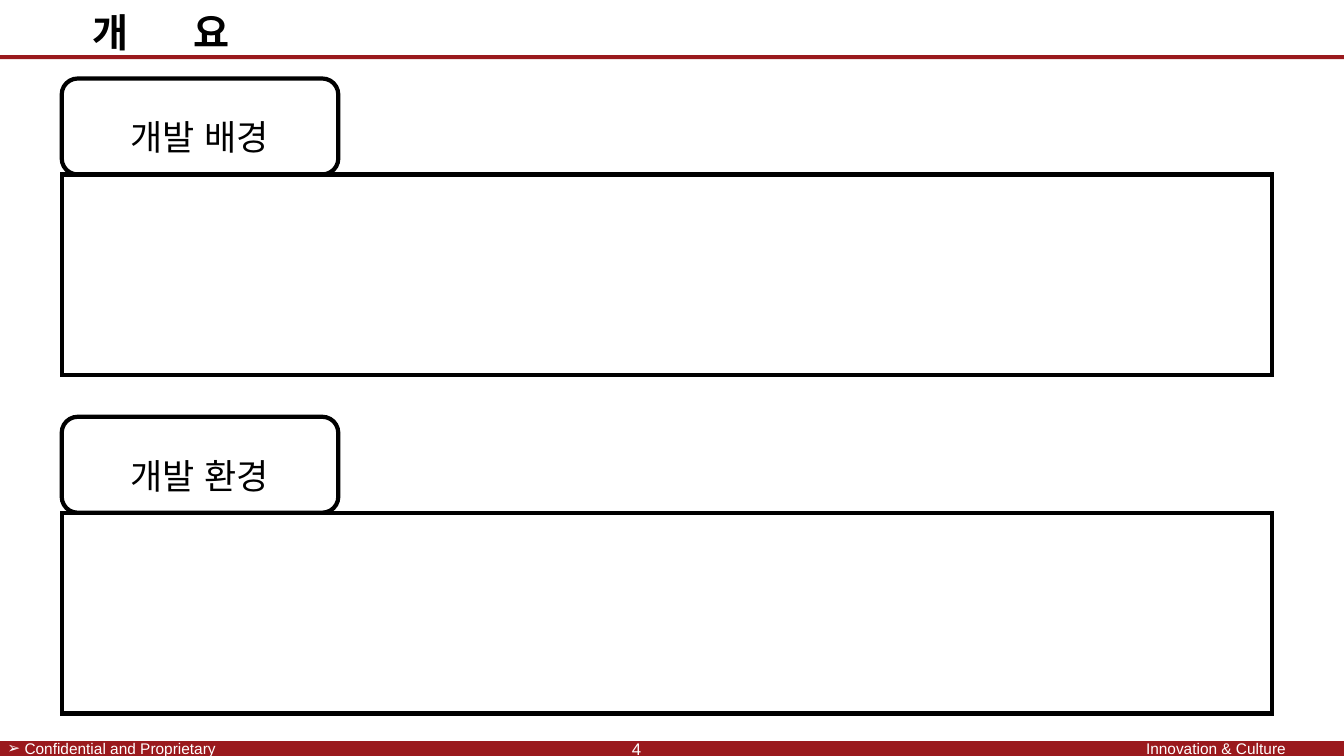
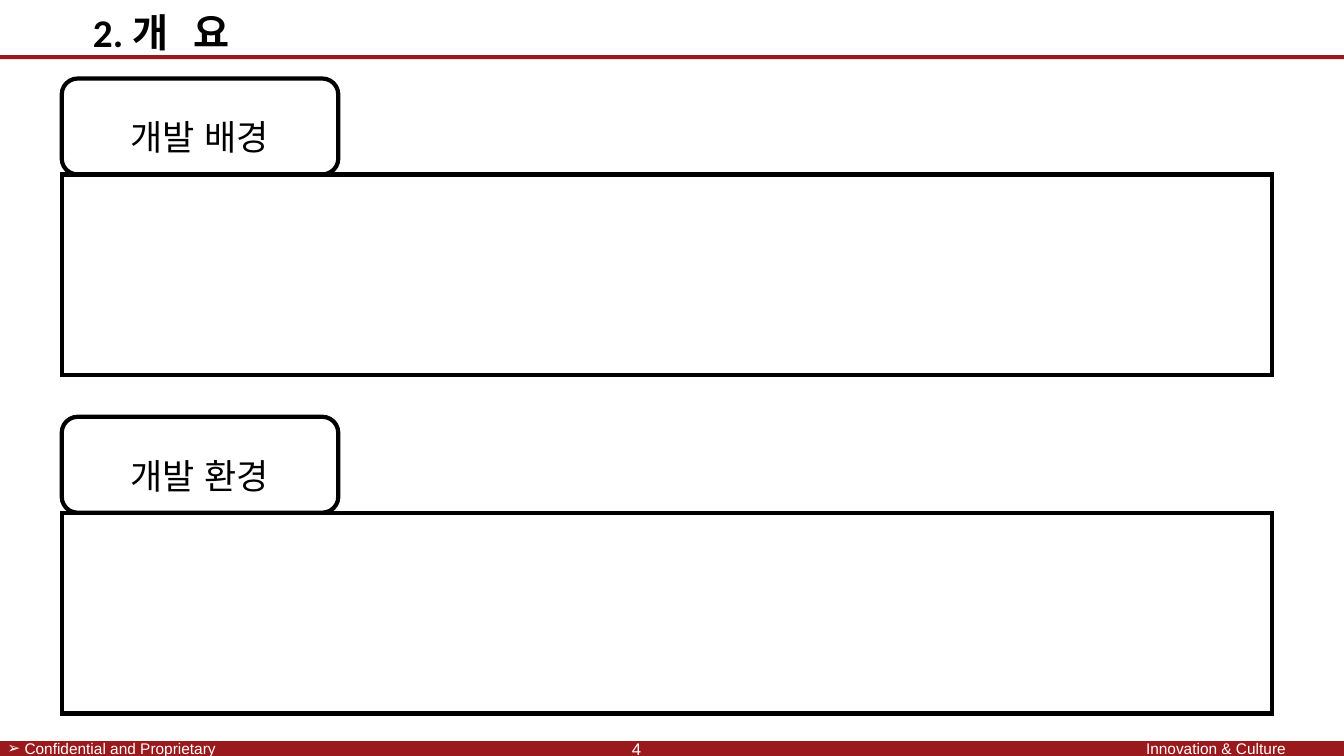
Before and after one commit to SaintSeong/JusungProject, a slide deck: slide 4 of A조 발표.pptx. Drawn at 1344x756 pixels with LibreOffice and Linux fonts; fonts in the diff are those of the drawing; background and template pictures are left out. Boxes give left, top, right and bottom in pixels: in the first picture for what was removed or moved away, otherwise in the second. Text is boxed around its words. In the diff, an @@ line names an element or a change of style, - is before the commit and + after.

```diff
--- a/A조 발표.pptx
+++ b/A조 발표.pptx
@@ text at (93, 14, 230, 58): text changed @@
-개 요
+2. 개 요
```
Also in this commit, not shown: 9 other slides changed.
